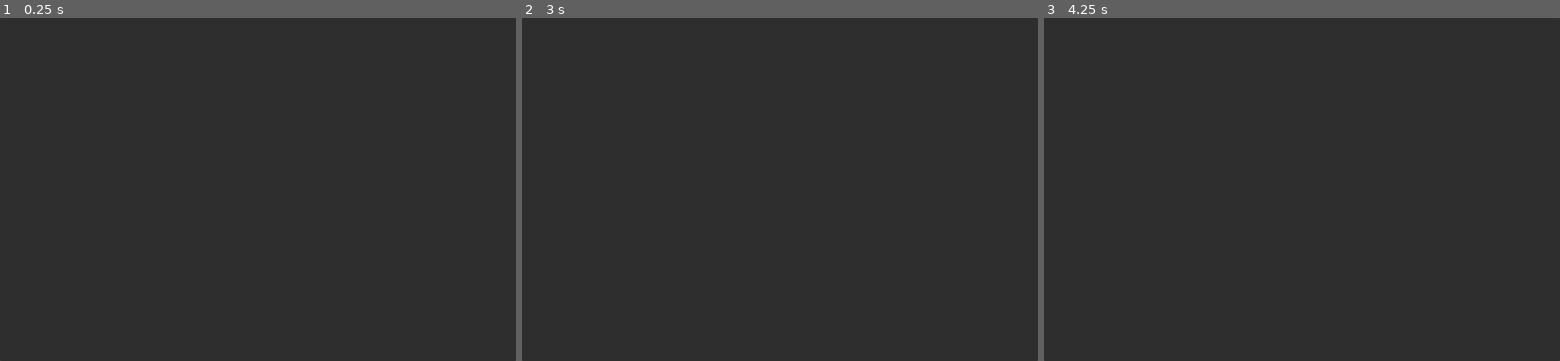
Above: before the commit, frames 1-3 (left to right).
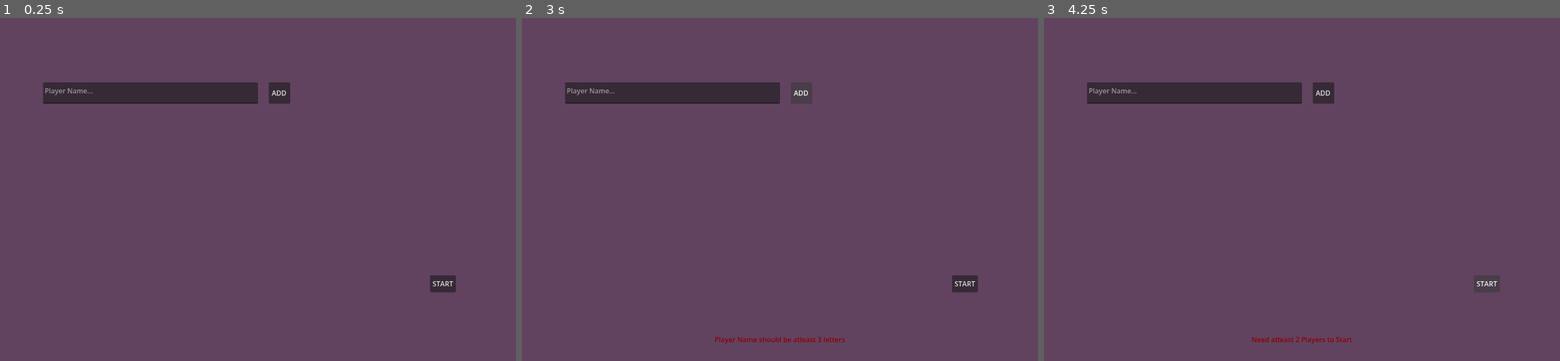
Above: after the commit, the same moments.

Repository: aksmas/bloom
Game: Godot game, scene res://scenes/game.tscn
The game is run twice, just before and just after one commit, with the same random seed, the same clock (stepped at 60 frames per second) and the same inputs. The project has no main scene, so this scene is started directly.
Inputs (mouse positions are in pixels of both pictures, inside the frame that each line leads up to):
- Up to frame 1 (0.25 s): no input
- Up to frame 2 (3 s): click (800, 93) at 0.5 s, where only the run after the commit has a clickable "ADD"; click (965, 285) at 1.25 s, where only the run after the commit has a clickable "START"; click (965, 285) at 2 s, where only the run after the commit has a clickable "START"; click (800, 93) at 2.75 s, where only the run after the commit has a clickable "ADD"
- Up to frame 3 (4.25 s): click (1487, 285) at 3.5 s, where only the run after the commit has a clickable "START"

The runs differ from the first frame. In frame 1, 97% of the frame differs, in the area x 0-100%, y 0-100%; in frame 2, 97%; in frame 3, 97%.
Error before the commit: Parse Error: Too few arguments for "new()" call. Expected at least 2 but received 0. (res://scripts/ui/lobby.gd:14)

Commit message:
working Lobby

Diff:
--- a/scenes/game.tscn
+++ b/scenes/game.tscn
@@ -3,16 +3,69 @@
 [ext_resource type="Script" uid="uid://ho77um6e63hx" path="res://scripts/core/manager.gd" id="1_uwrxv"]
 [ext_resource type="Script" uid="uid://bm8l001a7ovju" path="res://scripts/ui/lobby.gd" id="2_yqjtg"]
 
+[sub_resource type="LabelSettings" id="LabelSettings_yqjtg"]
+font_color = Color(0.5647059, 0, 0, 1)
+
 [node name="Manager" type="Node2D" unique_id=1880140772]
 script = ExtResource("1_uwrxv")
 metadata/_custom_type_script = "uid://ho77um6e63hx"
 
-[node name="Lobby" type="Panel" parent="." unique_id=1985084051]
+[node name="Lobby" type="ColorRect" parent="." unique_id=332755039]
 offset_right = 1200.0
 offset_bottom = 800.0
+color = Color(0.9340173, 0.0005948961, 0.91332006, 0.1254902)
 script = ExtResource("2_yqjtg")
+
+[node name="ErrorLabel" type="Label" parent="Lobby" unique_id=2017634547]
+visible = false
+layout_mode = 0
+offset_top = 700.0
+offset_right = 1200.0
+offset_bottom = 800.0
+text = "ERROR MESSAGE"
+label_settings = SubResource("LabelSettings_yqjtg")
+horizontal_alignment = 1
+vertical_alignment = 1
+
+[node name="Timer" type="Timer" parent="Lobby/ErrorLabel" unique_id=1352757228]
+wait_time = 3.0
+one_shot = true
+
+[node name="StartButton" type="Button" parent="Lobby" unique_id=1267250156]
+layout_mode = 0
+offset_left = 1000.0
+offset_top = 600.0
+offset_right = 1060.0
+offset_bottom = 640.0
+text = "START"
+
+[node name="NewPlayer" type="TextEdit" parent="Lobby" unique_id=2123382106]
+layout_mode = 0
+offset_left = 100.0
+offset_top = 150.0
+offset_right = 600.0
+offset_bottom = 200.0
+placeholder_text = "Player Name..."
+
+[node name="AddButton" type="Button" parent="Lobby/NewPlayer" unique_id=584087070]
+layout_mode = 0
+offset_left = 525.0
+offset_right = 575.0
+offset_bottom = 50.0
+text = "ADD"
+
+[node name="Players" type="Label" parent="Lobby" unique_id=474058642]
+layout_mode = 0
+offset_left = 100.0
+offset_top = 250.0
+offset_right = 600.0
+offset_bottom = 550.0
 
 [node name="Table" type="Panel" parent="." unique_id=1981196393]
 visible = false
 offset_right = 1200.0
 offset_bottom = 800.0
+
+[connection signal="timeout" from="Lobby/ErrorLabel/Timer" to="Lobby/ErrorLabel" method="hide"]
+[connection signal="button_down" from="Lobby/StartButton" to="Lobby" method="start_game"]
+[connection signal="button_down" from="Lobby/NewPlayer/AddButton" to="Lobby" method="add_player"]
--- a/scripts/ui/lobby.gd
+++ b/scripts/ui/lobby.gd
@@ -1,7 +1,6 @@
-extends Panel
+extends ColorRect
 
 @onready var manager: GameManagerCore = $".."
-
 
 func _process(_delta: float) -> void:
 	if manager.status == CoreConstants.GameState.LOBBY:
@@ -10,5 +9,32 @@
 		visible = false
 
 
-func add_player(name: String) -> void:
-	manager.add_player(PlayerCore.new())
+func show_error(message: String) -> void:
+	$ErrorLabel.text = message
+	$ErrorLabel.show()
+	$ErrorLabel/Timer.start(2)
+
+
+func _update_player_display() -> void:
+	var txt := ""
+	$NewPlayer.text = txt
+	for player in manager.players:
+		txt += ("Player%d \n" % player.ID) + player.NAME + "\n\n"
+	$Players.text = txt
+
+
+func add_player() -> void:
+	var pname: String = $NewPlayer.text
+	if pname.length() < 3:
+		show_error("Player Name should be atleast 3 letters")
+		return
+	var valid := manager.add_player(PlayerCore.new(manager.players.size() + 1, pname))
+	if not valid:
+		show_error("Game is full")
+	_update_player_display()
+
+
+func start_game() -> void:
+	var valid := manager.start()
+	if not valid:
+		show_error("Need atleast 2 Players to Start")
